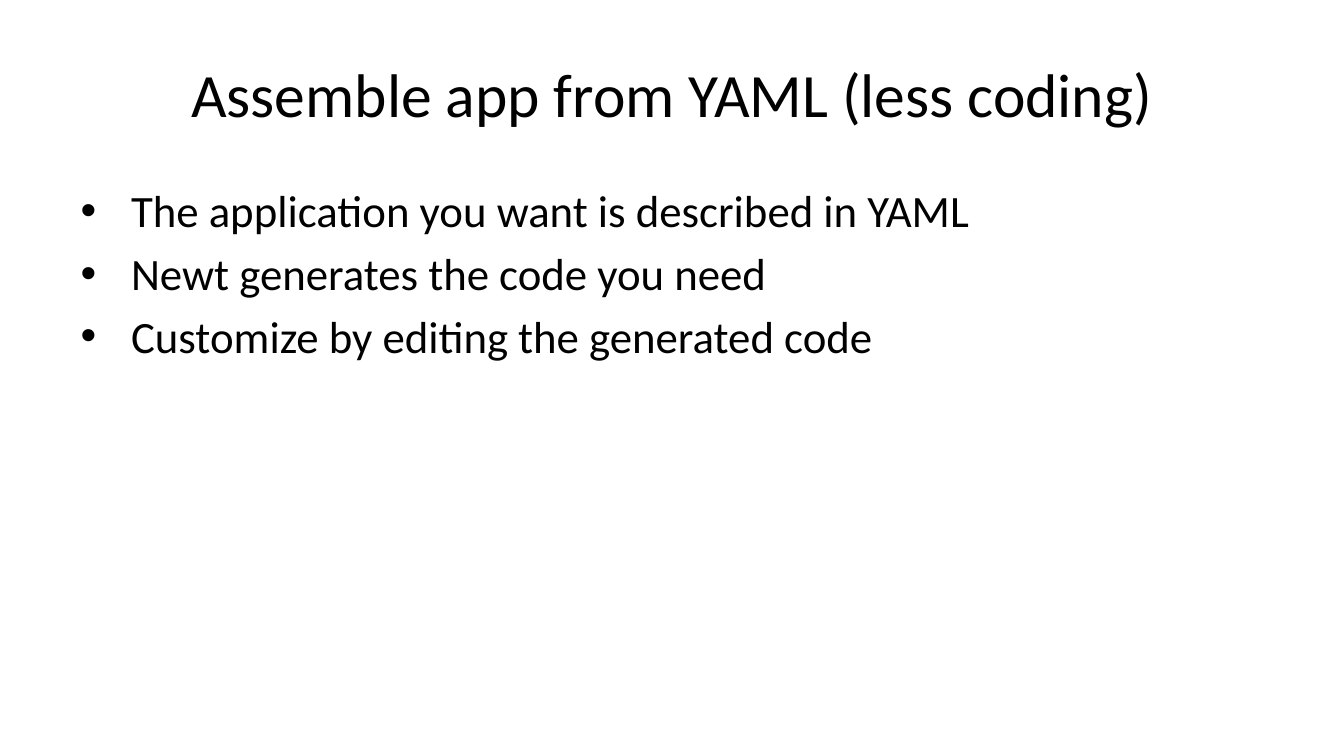
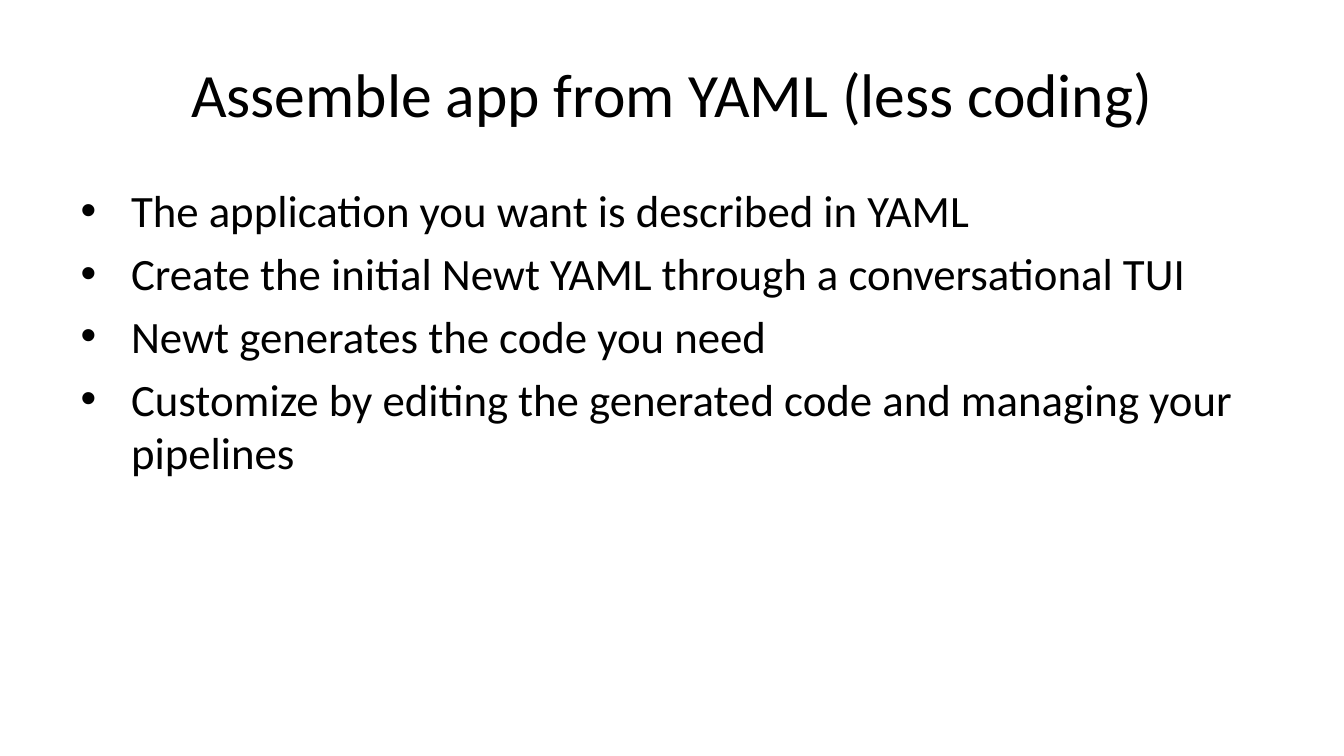
Before and after one commit to caltechlibrary/newt, a slide deck: slide 12 of presentation3/newt-p3.pptx (slide 10 before the commit). Drawn at 1344x756 pixels with LibreOffice and Linux fonts; fonts in the diff are those of the drawing. Boxes give left, top, right and bottom in pixels: in the first picture for what was removed or moved away, otherwise in the second. Text is boxed around its words. In the diff, an @@ line names an element or a change of style, - is before the commit and + after.

```diff
--- a/presentation3/newt-p3.pptx
+++ b/presentation3/newt-p3.pptx
@@ text at <box>131,259,1185,298</box>: paragraph added @@
+• Create the initial Newt YAML through a conversational TUI
@@ text at <box>131,385,1232,477</box>: text changed @@
-• Customize by editing the generated code
+• Customize by editing the generated code and managing your pipelines
```
Also in this commit, not shown: 16 other slides changed, 5 slides added, 1 slide removed, 52 other files.
